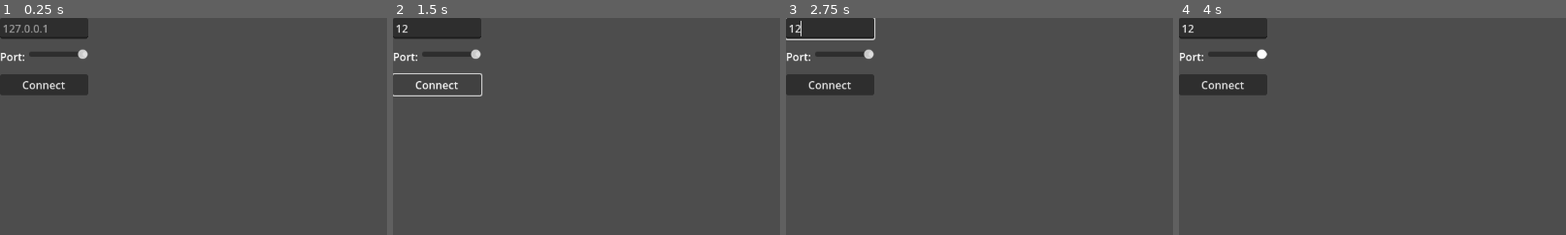
Above: before the commit, frames 1-4 (left to right).
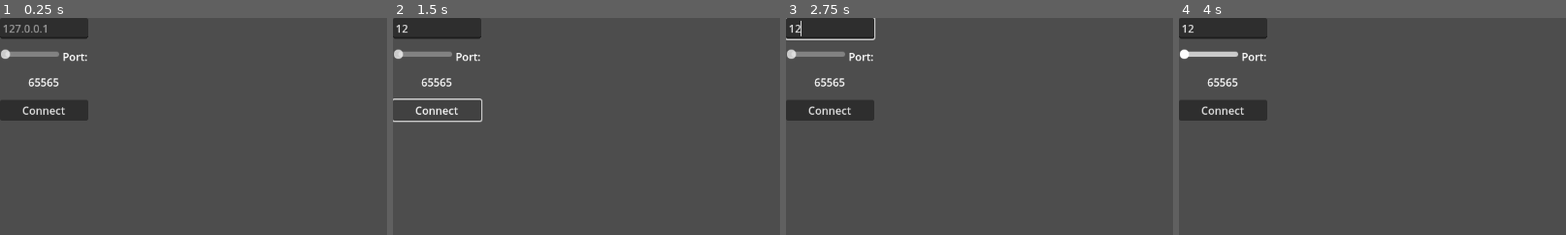
Above: after the commit, the same moments.

Repository: lxviolet66/flumberboozle-client
Game: Godot game, scene res://scenes/game/game.tscn
The game is run twice, just before and just after one commit, with the same random seed, the same clock (stepped at 60 frames per second) and the same inputs.
Inputs (mouse positions are % of the whole screen's width and height, from its top left):
- Up to frame 1 (0.25 s): no input
- Up to frame 2 (1.5 s): click (6, 2) at 0.52 s; type "12" at 0.6 s; click "Connect" at 1.25 s
- Up to frame 3 (2.75 s): move the mouse to (72, 45) at 2.02 s; hold D (move_right) from 2.03 s (still down); hold Tab (toggle_focus) from 2.03 s (still down); click (72, 45) at 2.17 s
- Up to frame 4 (4 s): release D (move_right) at 2.75 s; release Tab (toggle_focus) at 2.75 s; tap Enter at 2.75 s; drag from (30, 55) to (45, 70) at 2.77 s; tap Space (move_up) at 3.5 s; move the mouse to (60, 28) at 3.52 s; hold D (move_right) from 3.53 s (still down); hold Tab (toggle_focus) from 3.53 s (still down)
The pictures show only the part of the screen within x 0-50%, y 0-50%; the shares and areas given below are measured in that part.

The runs differ from the first frame. In frame 1, 4.8% of the frame differs, in the area x 0-23%, y 14-48%; in frame 2, 1.9%; in frame 3, 4.8%; in frame 4, 4.8%.

Commit message:
call me the janior bcz i just janitored

Diff:
--- /dev/null
+++ b/scenes/main_menu/label.gd
@@ -0,0 +1,8 @@
+extends Label
+
+
+@export var PortSlider: HSlider
+
+
+func _on_port_slider_value_changed(new_value) -> void:
+	self.text = str(int(new_value))
--- a/scenes/main_menu/main_menu.tscn
+++ b/scenes/main_menu/main_menu.tscn
@@ -1,6 +1,7 @@
-[gd_scene load_steps=2 format=3 uid="uid://ubj17kff76ux"]
+[gd_scene load_steps=3 format=3 uid="uid://ubj17kff76ux"]
 
 [ext_resource type="Script" uid="uid://du4lg0pxvg3md" path="res://scenes/main_menu/main_menu.gd" id="1_l6cm7"]
+[ext_resource type="Script" uid="uid://bakx836mm7prn" path="res://scenes/main_menu/label.gd" id="2_0ebjn"]
 
 [node name="MainMenu" type="Control"]
 layout_mode = 3
@@ -13,7 +14,7 @@
 
 [node name="VBoxContainer" type="VBoxContainer" parent="."]
 layout_direction = 3
-layout_mode = 2
+layout_mode = 0
 anchor_left = 1.0
 anchor_right = 1.0
 anchor_bottom = 1.0
@@ -39,18 +40,27 @@
 theme_override_constants/separation = 5
 alignment = 1
 
-[node name="HSlider" type="HSlider" parent="VBoxContainer/HBoxContainer"]
+[node name="PortLabel" type="Label" parent="VBoxContainer/HBoxContainer"]
+layout_mode = 2
+size_flags_vertical = 0
+text = "Port:"
+
+[node name="PortSlider" type="HSlider" parent="VBoxContainer/HBoxContainer"]
 layout_mode = 2
 size_flags_horizontal = 3
 min_value = 1024.0
 max_value = 65535.0
-value = 1024.0
+value = 65535.0
 
-[node name="Label" type="Label" parent="VBoxContainer/HBoxContainer"]
+[node name="EnteredPortLabel" type="Label" parent="VBoxContainer" node_paths=PackedStringArray("PortSlider")]
 layout_mode = 2
-size_flags_vertical = 8
-text = "Port:"
+size_flags_horizontal = 4
+text = "65565"
+script = ExtResource("2_0ebjn")
+PortSlider = NodePath("../HBoxContainer/PortSlider")
 
 [node name="ConnectButton" type="Button" parent="VBoxContainer"]
 layout_mode = 2
 text = "Connect"
+
+[connection signal="value_changed" from="VBoxContainer/HBoxContainer/PortSlider" to="VBoxContainer/EnteredPortLabel" method="_on_port_slider_value_changed"]
--- a/scenes/player/player.gd
+++ b/scenes/player/player.gd
@@ -1,4 +1,6 @@
 extends RigidBody3D
+
+## TODO: write a documentation comment hehe
 
 
 enum Movestates {
@@ -18,29 +20,29 @@
 
 const GROUND_ACCEL: float = 2.0
 const GROUND_DRAG: float = 13.0
-# If the length of the velocity vectors horizontal components
-# go below this, they get snapped to 0
 const GROUND_SNAP_LENGTH: float = 0.2
 
 const AIR_ACCEL: float = 0.1
-const AIR_DRAG: float = 0.1 # maybe just 0 air drag?
+const AIR_DRAG: float = 0.1 # maybe just 0 air drag? that might feel nicer
 const AIR_SNAP_LENGTH: float = 0.1
 
 const SLIDE_ACCEL: float = 0.3
-const SLIDE_DRAG: float = 2
+const SLIDE_DRAG: float = 2.0
+const SLIDE_SNAP_LENGTH: float = GROUND_SNAP_LENGTH
 
-const WALLRUN_ACCEL: float = 0
-const WALLRUN_DRAG: float = 0
+const WALLRUN_ACCEL: float = 0.0
+const WALLRUN_DRAG: float = 0.0
+const WALLRUN_SNAP_LENGTH: float = AIR_SNAP_LENGTH
 
 # this is not a "speed cap", just when to stop applying gravity.
 # there will perhaps maybe in future be something that lets you instantly set
 # your velocity to this
-const TERMINAL_VELOCITY: float = 100
+const TERMINAL_VELOCITY: float = 100.0
 
 var ground_speed: float = 15.0
 var air_speed: float = 15.0
 var slide_speed: float = 15.0
-var wallrun_speed: float = 20
+var wallrun_speed: float = 20.0
 
 var gravity_strength: float = 1.0
 # This vector is the direction of gravity. This is a mutible variable.
@@ -62,6 +64,7 @@
 	var speed: float = x["speed"]
 	var accel: float = x["accel"]
 	var drag: float = x["drag"]
+	var snap_length: float = x["snap_length"]
 
 	var wish_dir: Vector2 = Inputinator.get_wish_dir()
 	wish_dir = wish_dir.rotated(-Camera.rotation.y)
@@ -91,7 +94,7 @@
 	linear_velocity += gravity_vector
 
 	# Snap horizontal velocity to 0 if it's small enough
-	if (linear_velocity * Vector3(1, 0, 1)).length() < GROUND_SNAP_LENGTH:
+	if (linear_velocity * Vector3(1, 0, 1)).length() < snap_length:
 		linear_velocity *= Vector3(0, 1, 0)
 
 	print(wish_dir, wish_vel, linear_velocity)
@@ -104,24 +107,28 @@
 				"speed": ground_speed,
 				"accel": GROUND_ACCEL,
 				"drag": GROUND_DRAG,
+				"snap_length": GROUND_SNAP_LENGTH,
 			}
 		Movestates.AIR:
 			return {
 				"speed": air_speed,
 				"accel": AIR_ACCEL,
 				"drag": AIR_DRAG,
+				"snap_length": AIR_SNAP_LENGTH,
 			}
 		Movestates.SLIDE:
 			return {
 				"speed": slide_speed,
 				"accel": SLIDE_ACCEL,
 				"drag": SLIDE_DRAG,
+				"snap_length": SLIDE_SNAP_LENGTH,
 			}
 		Movestates.WALLRUN:
 			return {
 				"speed": wallrun_speed,
 				"accel": WALLRUN_ACCEL,
 				"drag": WALLRUN_DRAG,
+				"snap_length": WALLRUN_SNAP_LENGTH,
 			}
 
 	# this should never happen, and exists just to shut up a godot warning
--- a/scenes/player/player.tscn
+++ b/scenes/player/player.tscn
@@ -1,16 +1,13 @@
-[gd_scene load_steps=7 format=3 uid="uid://bukci33ldbdot"]
+[gd_scene load_steps=6 format=3 uid="uid://bukci33ldbdot"]
 
 [ext_resource type="Script" uid="uid://x5c4olswac4i" path="res://scenes/player/player.gd" id="1_8afob"]
 [ext_resource type="Script" uid="uid://c1xls8mvby8e4" path="res://scenes/player/camera.gd" id="2_dovo2"]
+[ext_resource type="Shape3D" uid="uid://sv5fopvaplyv" path="res://scenes/player/player_hitbox.tres" id="2_gmlin"]
 
 [sub_resource type="PhysicsMaterial" id="PhysicsMaterial_dovo2"]
 friction = 0.0
 
 [sub_resource type="CapsuleMesh" id="CapsuleMesh_u8vuu"]
-
-[sub_resource type="CapsuleShape3D" id="CapsuleShape3D_3vyb7"]
-
-[sub_resource type="CapsuleShape3D" id="CapsuleShape3D_dovo2"]
 
 [node name="Player" type="RigidBody3D" node_paths=PackedStringArray("Camera", "GroundShapeCast")]
 physics_material_override = SubResource("PhysicsMaterial_dovo2")
@@ -18,20 +15,22 @@
 lock_rotation = true
 script = ExtResource("1_8afob")
 Camera = NodePath("PlayerCamera")
-GroundShapeCast = NodePath("GroundShapeCast")
+GroundShapeCast = NodePath("")
 
 [node name="MeshInstance3D" type="MeshInstance3D" parent="."]
 mesh = SubResource("CapsuleMesh_u8vuu")
 skeleton = NodePath("")
 
 [node name="CollisionShape3D" type="CollisionShape3D" parent="."]
-shape = SubResource("CapsuleShape3D_3vyb7")
+shape = ExtResource("2_gmlin")
 
 [node name="PlayerCamera" type="Camera3D" parent="."]
 transform = Transform3D(1, 0, 0, 0, 1, 0, 0, 0, 1, 0, 0.5, 0)
 top_level = true
 script = ExtResource("2_dovo2")
 
-[node name="GroundShapeCast" type="ShapeCast3D" parent="."]
-transform = Transform3D(1, 0, 0, 0, 1, 0, 0, 0, 1, 0, 0.9, 0)
-shape = SubResource("CapsuleShape3D_dovo2")
+[node name="Area3D" type="Area3D" parent="."]
+
+[node name="CollisionShape3D" type="CollisionShape3D" parent="Area3D"]
+transform = Transform3D(1, 0, 0, 0, 1, 0, 0, 0, 1, 0, -0.1, 0)
+shape = ExtResource("2_gmlin")
--- /dev/null
+++ b/scenes/player/player_hitbox.tres
@@ -0,0 +1,3 @@
+[gd_resource type="CapsuleShape3D" format=3 uid="uid://sv5fopvaplyv"]
+
+[resource]
--- a/singletons/inputinator.gd
+++ b/singletons/inputinator.gd
@@ -66,5 +66,6 @@
 	return return_value
 
 
+## wish_dir getter
 func get_wish_dir() -> Vector2:
 	return wish_dir
--- a/singletons/network.gd
+++ b/singletons/network.gd
@@ -67,6 +67,8 @@
 
 
 func _on_menu_loaded() -> void:
+	# put thsese mnodes in a group and find them
+	# with that, seraching the tree isn't beery goodd
 	MainMenu = Utils.find_node("MainMenu")
 	IpEntry = Utils.find_node("IpEntry")
 	PortEntry = Utils.find_node("PortEntry")
--- a/singletons/signal_bus.gd
+++ b/singletons/signal_bus.gd
@@ -1,4 +1,5 @@
 extends Node
+
 ## Used for transfering signals across scenes/nodes or across nodes that may
 ## not exist yet
 
Not shown, added: scenes/main_menu/label.gd.uid
